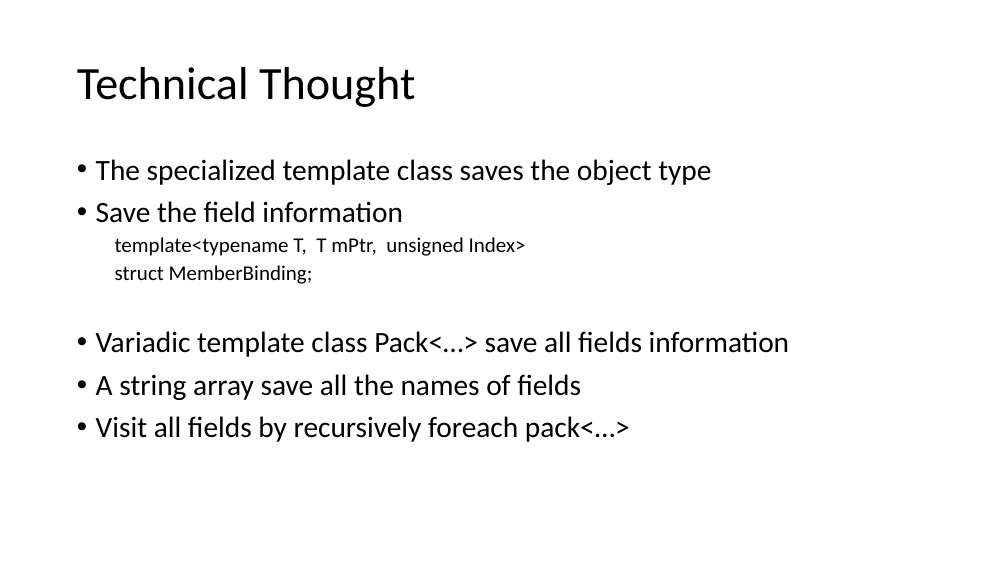
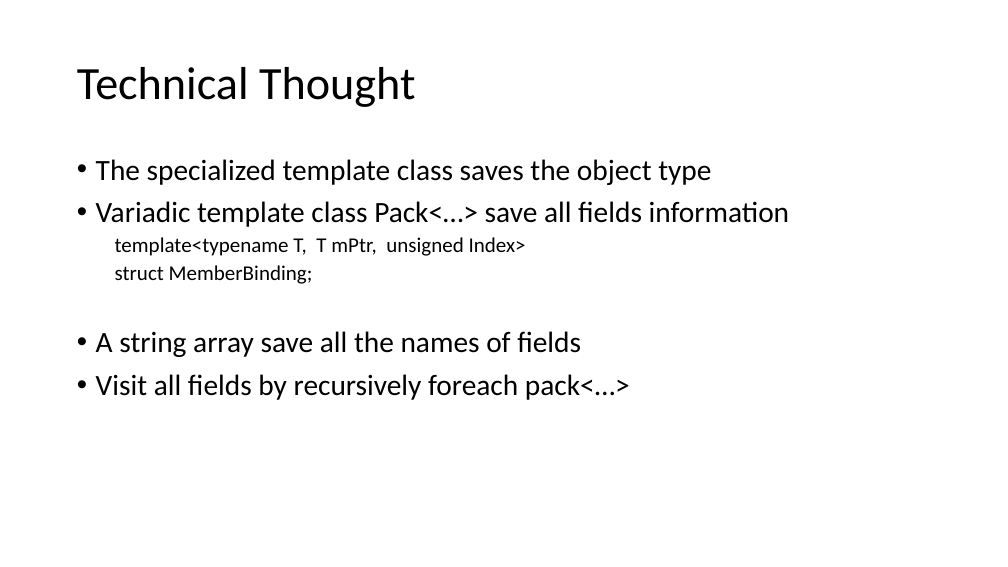
Before and after one commit to qicosmos/cppcon2017, a slide deck: slide 26 of cppcon2017.pptx. Drawn at 1008x567 pixels with LibreOffice and Linux fonts; fonts in the diff are those of the drawing. Boxes give left, top, right and bottom in pixels: in the first picture for what was removed or moved away, otherwise in the second. Text is boxed around its words. In the diff, an @@ line names an element or a change of style, - is before the commit and + after.

```diff
--- a/cppcon2017.pptx
+++ b/cppcon2017.pptx
@@ text at (x1=96, y1=201, x2=790, y2=227): text changed @@
-• Save the field information
+• Variadic template class Pack<…> save all fields information
@@ text at (x1=96, y1=331, x2=790, y2=357): paragraph removed @@
-  • Variadic template class Pack<…> save all fields information
```
Also in this commit, not shown: 1 other slide changed.
